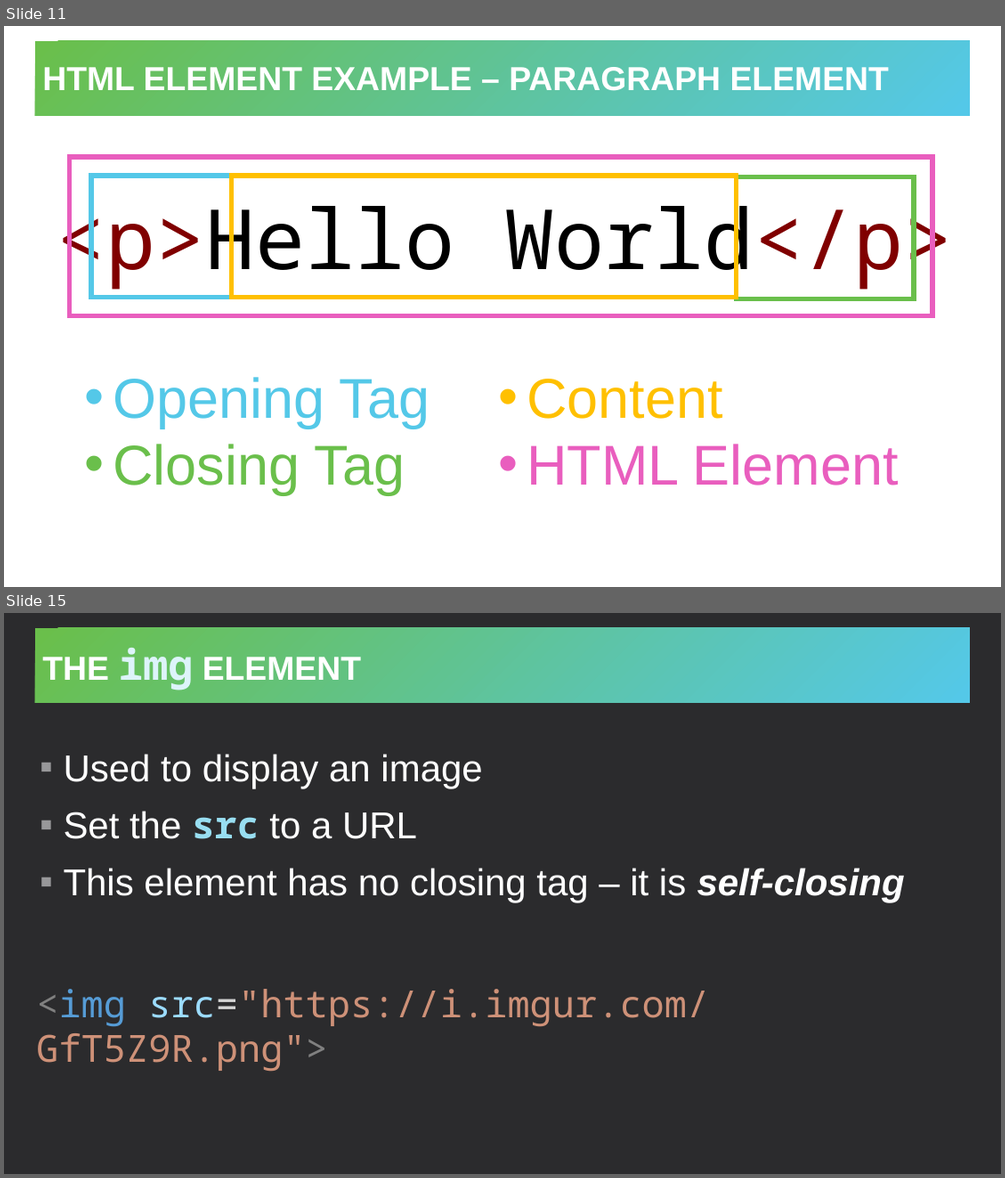
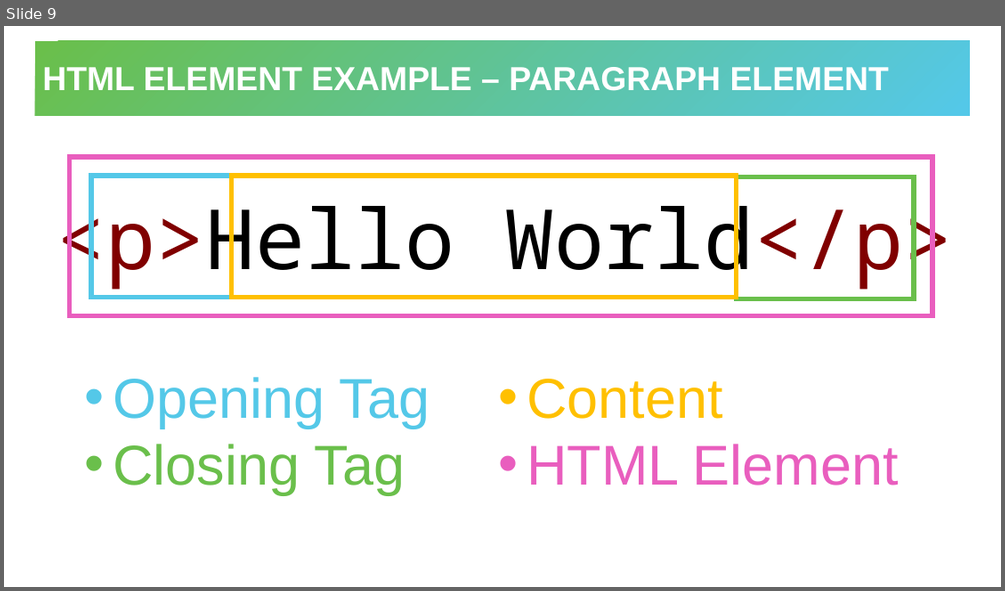
Before and after one commit to hylandtechoutreach/ucs, a slide deck: Session2HtmlIntro/HelloHtml.pptx. Shown one above the other, each under a label of ours: slides 11 and 15 before the commit, slide 9 after it; the slides between them are not shown. The pictures are 1005x1178 and 1005x591 pixels, drawn with LibreOffice and Linux fonts; fonts in the diff are those of the drawing. Boxes give left, top, right and bottom in pixels: in the first picture for what was removed or moved away, otherwise in the second. Text is boxed around its words. In the diff, an @@ line names an element or a change of style, - is before the commit and + after.

```diff
--- a/Session2HtmlIntro/HelloHtml.pptx
+++ b/Session2HtmlIntro/HelloHtml.pptx
@@ slide 15 removed at (4, 613, 1001, 1174), background #2B2B2D @@
@@ title removed at (35, 628, 971, 703) @@
-THE img ELEMENT
@@ text removed at (64, 754, 905, 903) @@
-▪ Used to display an image
-▪ Set the src to a URL
-▪ This element has no closing tag – it is self-closing
@@ text removed at (36, 989, 709, 1071) @@
-<img src="https://i.imgur.com/GfT5Z9R.png">
@@ what was slide 11 is now slide 9 @@
```
Also in this commit, not shown: 3 slides changed, 4 other slides removed.
